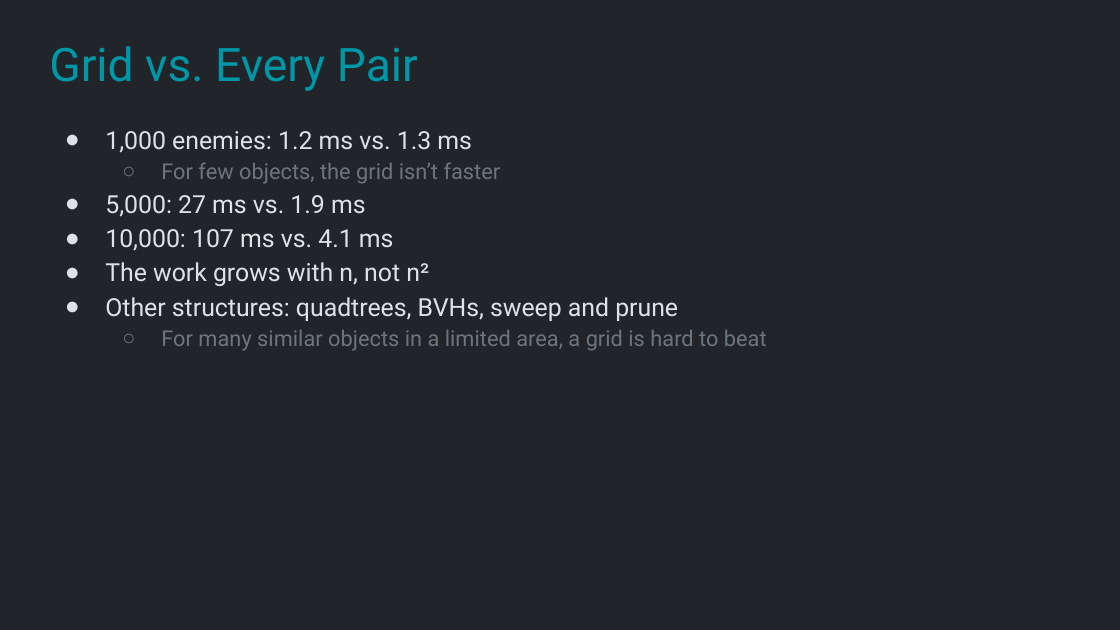
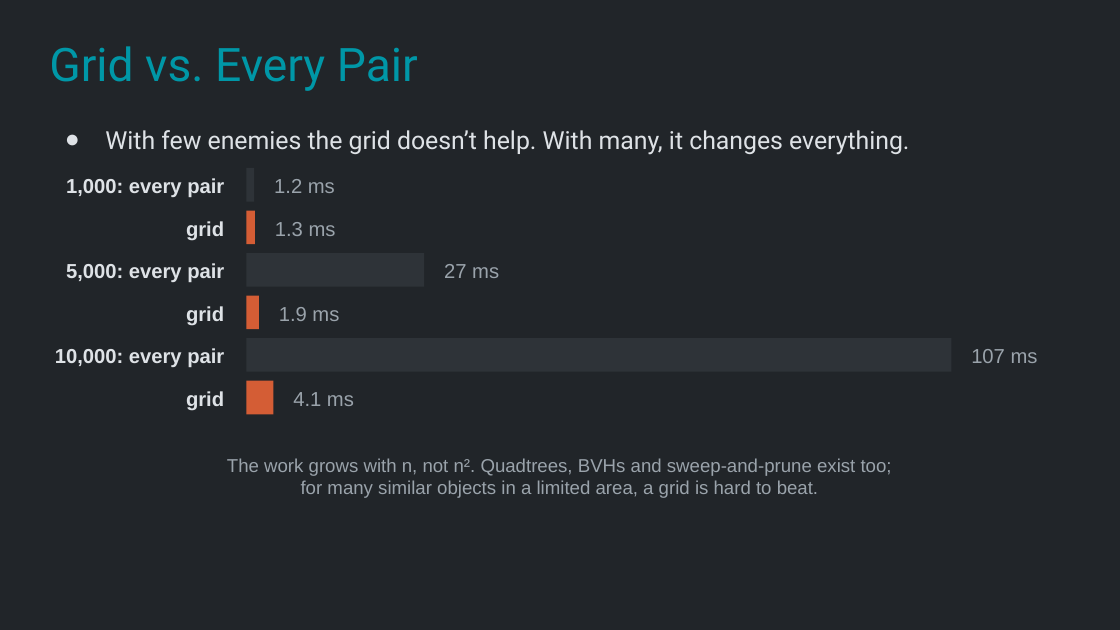
Before and after one commit to Metamate/gar, a slide deck: slide 11 of slides/12 Vampire Survivors.pptx. Drawn at 1120x630 pixels with LibreOffice and Linux fonts; fonts in the diff are those of the drawing. Boxes give left, top, right and bottom in pixels: in the first picture for what was removed or moved away, otherwise in the second. Text is boxed around its words. In the diff, an @@ line names an element or a change of style, - is before the commit and + after.

```diff
--- a/slides/12 Vampire Survivors.pptx
+++ b/slides/12 Vampire Survivors.pptx
@@ text at bbox=[105, 130, 909, 155]: text changed @@
-● 1,000 enemies: 1.2 ms vs. 1.3 ms
-  ○ For few objects, the grid isn’t faster
-● 5,000: 27 ms vs. 1.9 ms
-● 10,000: 107 ms vs. 4.1 ms
-● The work grows with n, not n²
-● Other structures: quadtrees, BVHs, sweep and prune
-  ○ For many similar objects in a limited area, a grid is hard to beat
+● With few enemies the grid doesn’t help. With many, it changes everything.
@@ text added at bbox=[66, 178, 224, 197], 13 pt, text #DEE2E6, bold @@
+1,000: every pair
@@ rectangle added at bbox=[246, 168, 254, 202], fill #2E3338 @@
@@ text added at bbox=[274, 179, 335, 193], 13 pt, text #9AA3AB @@
+1.2 ms
@@ text added at bbox=[186, 221, 224, 241], 13 pt, text #DEE2E6, bold @@
+grid
@@ rectangle added at bbox=[246, 211, 255, 244], fill #D45D35 @@
@@ text added at bbox=[275, 222, 336, 236], 13 pt, text #9AA3AB @@
+1.3 ms
@@ text added at bbox=[66, 263, 224, 282], 13 pt, text #DEE2E6, bold @@
+5,000: every pair
@@ rectangle added at bbox=[246, 253, 424, 287], fill #2E3338 @@
@@ text added at bbox=[444, 264, 499, 278], 13 pt, text #9AA3AB @@
+27 ms
@@ rectangle added at bbox=[246, 296, 259, 329], fill #D45D35 @@
@@ text added at bbox=[186, 306, 224, 326], 13 pt, text #DEE2E6, bold @@
+grid
@@ text added at bbox=[279, 307, 339, 321], 13 pt, text #9AA3AB @@
+1.9 ms
@@ text added at bbox=[55, 348, 224, 367], 13 pt, text #DEE2E6, bold @@
+10,000: every pair
@@ rectangle added at bbox=[246, 338, 951, 372], fill #2E3338 @@
@@ text added at bbox=[971, 349, 1038, 363], 13 pt, text #9AA3AB @@
+107 ms
@@ rectangle added at bbox=[246, 381, 273, 414], fill #D45D35 @@
@@ text added at bbox=[186, 391, 224, 411], 13 pt, text #DEE2E6, bold @@
+grid
@@ text added at bbox=[293, 392, 354, 406], 13 pt, text #9AA3AB @@
+4.1 ms
@@ text added at bbox=[227, 458, 892, 498], 12 pt, text #9AA3AB @@
+The work grows with n, not n². Quadtrees, BVHs and sweep-and-prune exist too;
+for many similar objects in a limited area, a grid is hard to beat.
```
Also in this commit, not shown: 8 other slides changed, 1 slide added, 1 other file.
